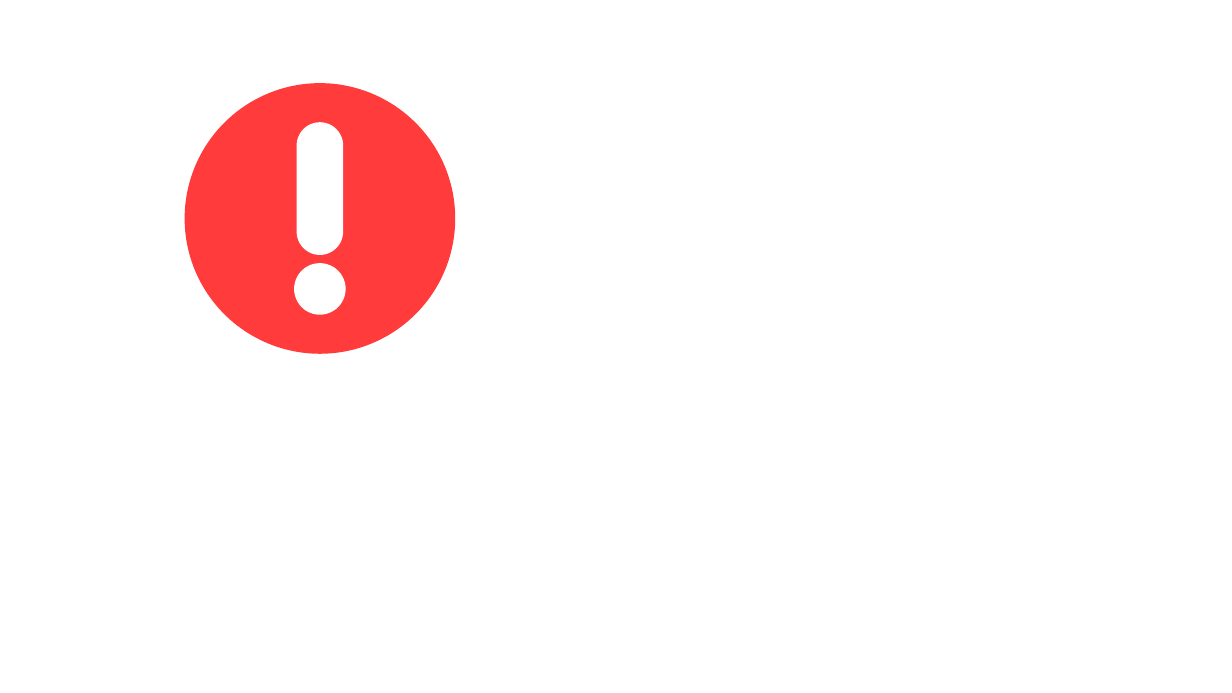
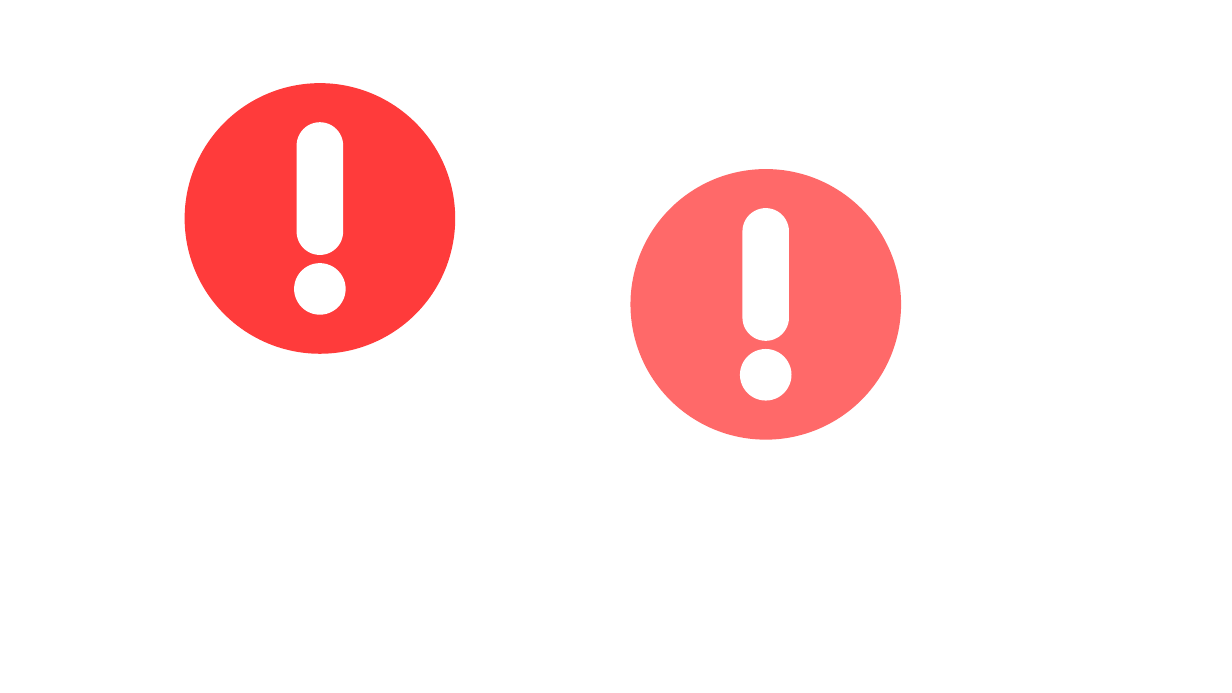
Before and after one commit to pedrogmo/projetopp2, a slide deck: slide 29 of slide/Apresentação1.pptx. Drawn at 1232x693 pixels with LibreOffice and Linux fonts; fonts in the diff are those of the drawing. Boxes give left, top, right and bottom in pixels: in the first picture for what was removed or moved away, otherwise in the second. Text is boxed around its words. In the diff, an @@ line names an element or a change of style, - is before the commit and + after.

```diff
--- a/slide/Apresentação1.pptx
+++ b/slide/Apresentação1.pptx
@@ ellipse added at [630,169,901,440], fill #FF6969 @@
@@ rounded rectangle added at [743,208,789,341], fill #FFFFFF @@
@@ ellipse added at [740,349,792,401], fill #FFFFFF @@
```
Also in this commit, not shown: 3 other slides changed, 7 other files.
